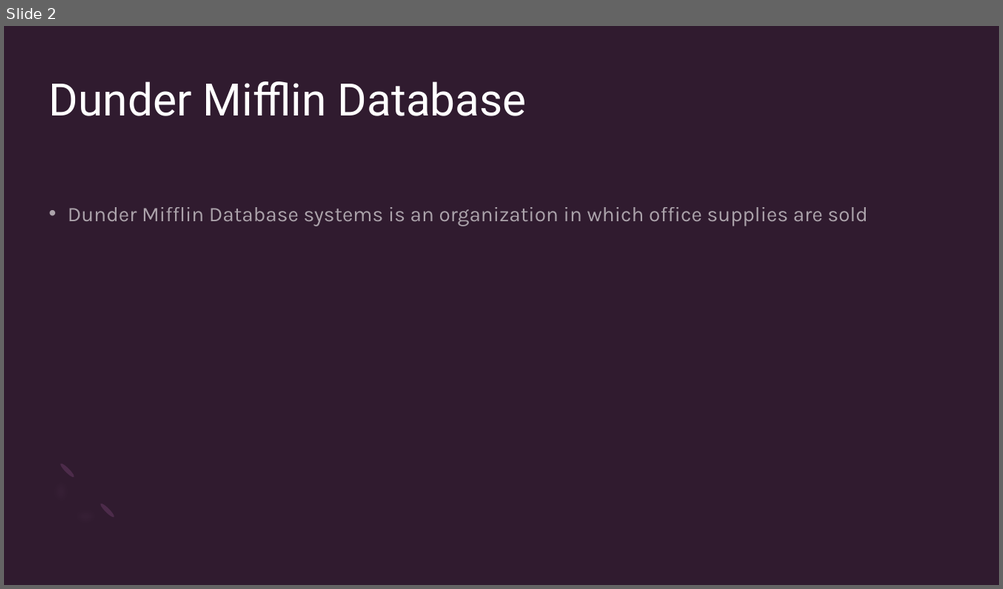
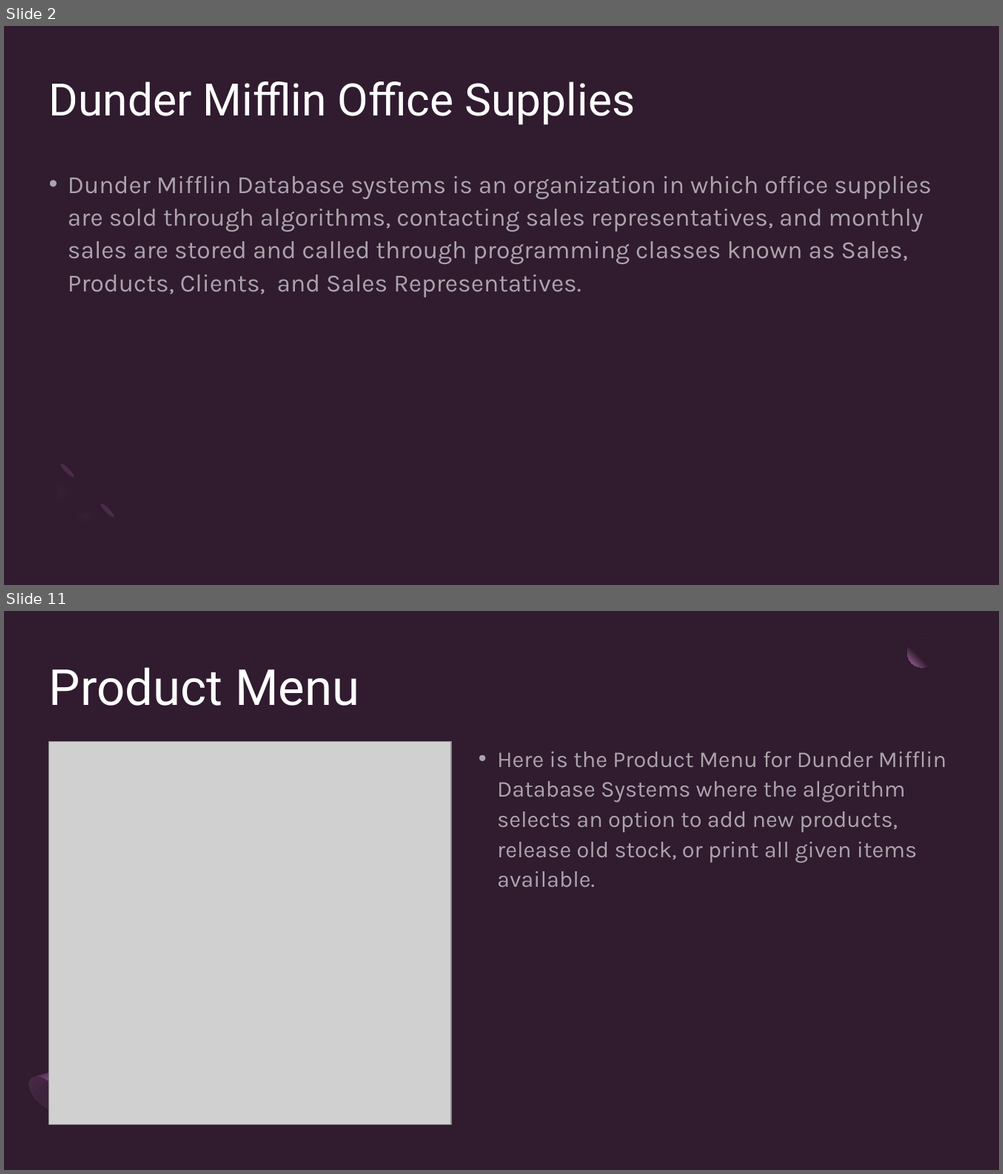
Before and after one commit to rgtz18/Group4Project, a slide deck: COSC 1437 - Final Project PPT Presentation.pptx. Shown one above the other, each under a label of ours: slide 2 before the commit, slides 2 and 11 after it; the slides between them are not shown. The pictures are 1003x589 and 1003x1174 pixels, drawn with LibreOffice and Linux fonts; fonts in the diff are those of the drawing; grey boxes stand for pictures. Boxes give left, top, right and bottom in pixels: in the first picture for what was removed or moved away, otherwise in the second. Text is boxed around its words. In the diff, an @@ line names an element or a change of style, - is before the commit and + after.

```diff
--- a/COSC 1437 - Final Project PPT Presentation.pptx
+++ b/COSC 1437 - Final Project PPT Presentation.pptx
@@ slide 11 added at (4,611,999,1170), background #301B2F @@
@@ ellipse added at (908,638,936,667), fill gradient #301B2F to #B174AE @@
@@ title added at (49,667,359,706), 48 pt, text #FFFFFF @@
+Product Menu
@@ picture added at (48,741,451,1125) @@
@@ text added at (497,752,946,888), 22 pt, text #FFFFFF at 60% opacity @@
+• Here is the Product Menu for Dunder Mifflin Database Systems where the algorithm selects an option to add new products, release old stock, or print all given items available.
@@ freeform shape added at (22,1051,91,1118), fill gradient #4C2B4A to #764273 to #301B2F @@
@@ ellipse added at (23,1071,70,1119), fill gradient #3E233D to #4C2B4A @@
@@ slide 2 changed as well @@
@@ title at (49,82,635,125): text changed @@
-Dunder Mifflin Database
+Dunder Mifflin Office Supplies
@@ text at (68,176,931,298): text changed; size 20 to 24 pt @@
-• Dunder Mifflin Database systems is an organization in which office supplies are sold
+• Dunder Mifflin Database systems is an organization in which office supplies are sold through algorithms, contacting sales representatives, and monthly sales are stored and called through programming classes known as Sales, Products, Clients, and Sales Representatives.
```
Also in this commit, not shown: 1 other slide changed, 11 other slides added, 5 slides removed.
